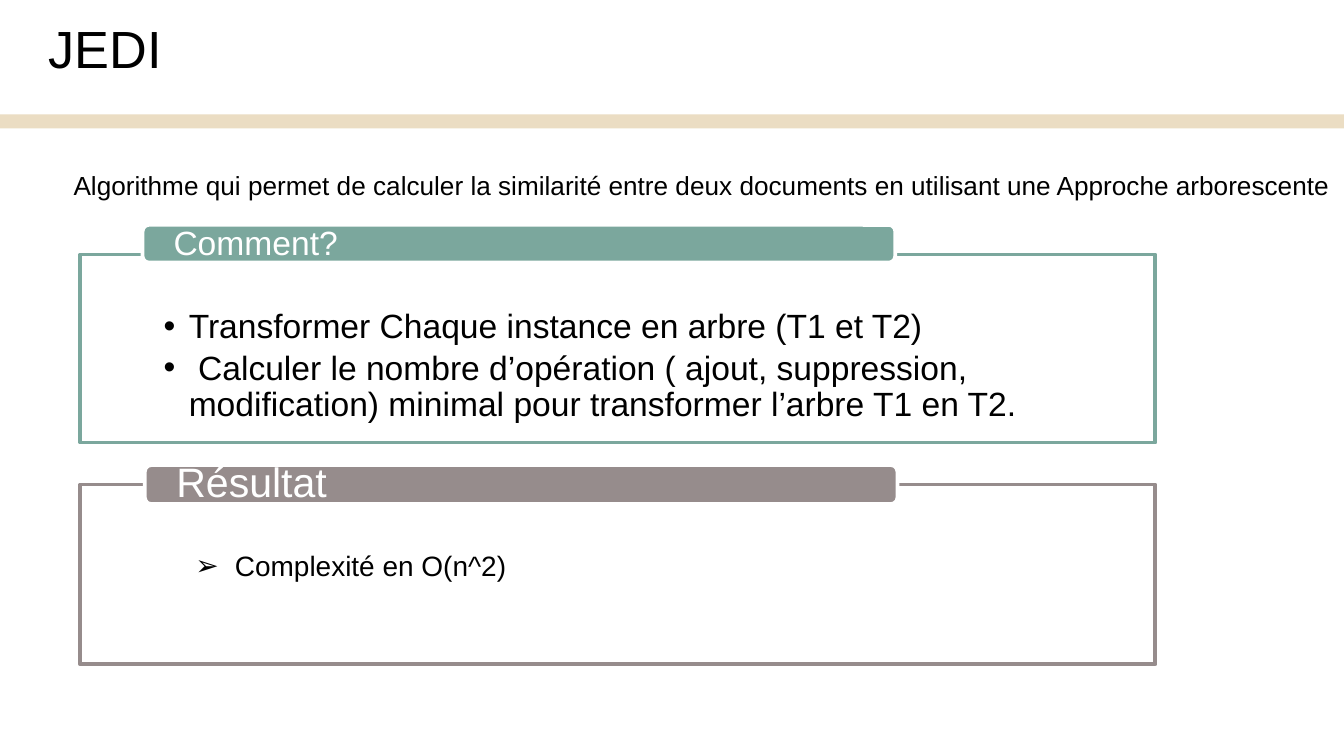
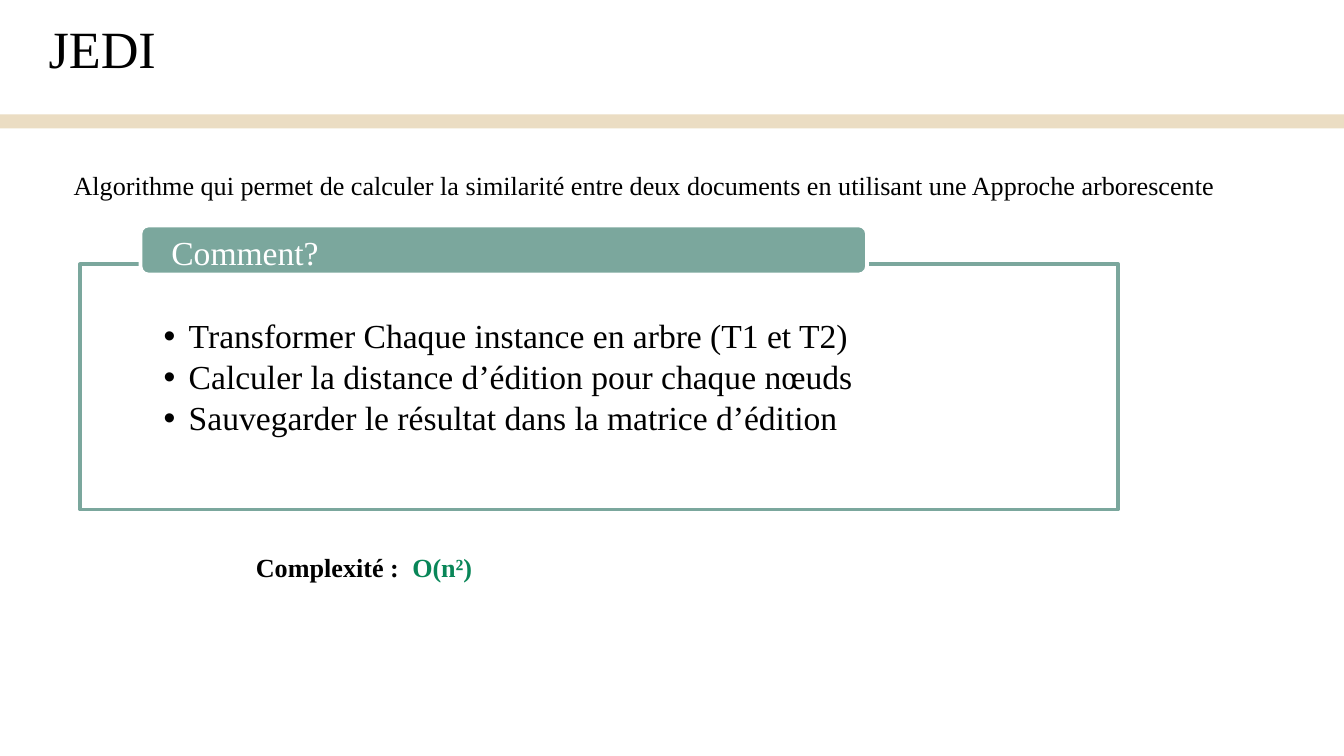
Before and after one commit to Yanis540/PSTL-M1, a slide deck: slide 11 of énoncé/Présentation_Finale.pptx (slide 9 before the commit). Drawn at 1344x756 pixels with LibreOffice and Linux fonts; fonts in the diff are those of the drawing. Boxes give left, top, right and bottom in pixels: in the first picture for what was removed or moved away, otherwise in the second. Text is boxed around its words. In the diff, an @@ line names an element or a change of style, - is before the commit and + after.

Commit message:
présentation

```diff
--- a/énoncé/Présentation_Finale.pptx
+++ b/énoncé/Présentation_Finale.pptx
@@ rounded rectangle: place and size @@
-rounded rectangle at <box>142,224,895,262</box>
+rounded rectangle at <box>141,226,868,276</box>
@@ font Arial to Times New Roman in 3 elements at <box>49,33,156,69</box>, <box>74,176,1214,201</box>, <box>171,243,318,266</box> @@
@@ rectangle: place and size @@
-rectangle at <box>81,254,1156,442</box>
+rectangle at <box>81,265,1118,511</box>
@@ text "Transformer Chaque instance en arbre ...": place and size @@
-text "Transformer Chaque instance en arbre ..." at <box>189,313,1016,422</box>
+text "Transformer Chaque instance en arbre ..." at <box>189,324,853,437</box>
@@ text at <box>189,324,847,354</box>: font Arial to Times New Roman in "Transformer Chaque instance en arbre (T1 et ..." @@
@@ text at <box>189,365,853,437</box>: text changed; font Arial to Times New Roman @@
-  • Calculer le nombre d’opération ( ajout, suppression, modification) minimal pour transformer l’arbre T1 en T2.
+  • Calculer la distance d’édition pour chaque nœuds
+  • Sauvegarder le résultat dans la matrice d’édition
@@ rounded rectangle removed at <box>145,465,898,504</box> @@
@@ text removed at <box>176,465,326,506</box> @@
-Résultat
@@ rectangle removed at <box>81,485,1156,665</box> @@
@@ text at <box>256,559,472,583</box>: text changed; size 15 to 14 pt; font Arial to Times New Roman; bold on @@
-  ➢ Complexité en O(n^2)
+Complexité : O(n²)
```
Also in this commit, not shown: 7 other slides changed, 18 slides added, 7 slides removed.
